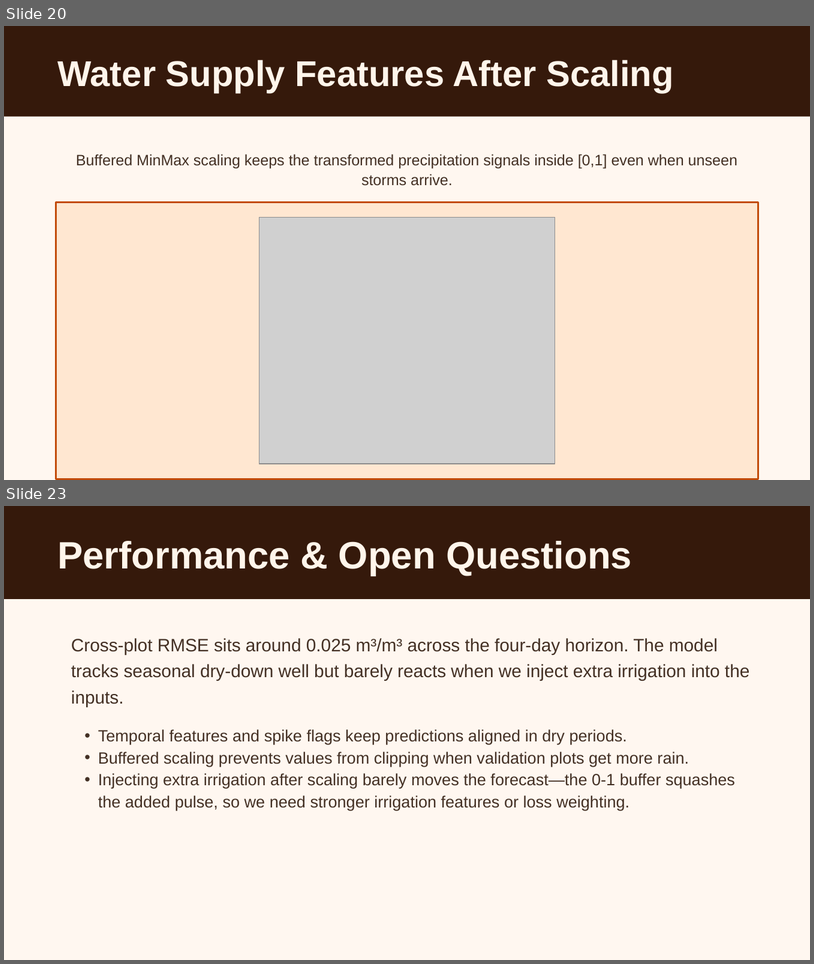
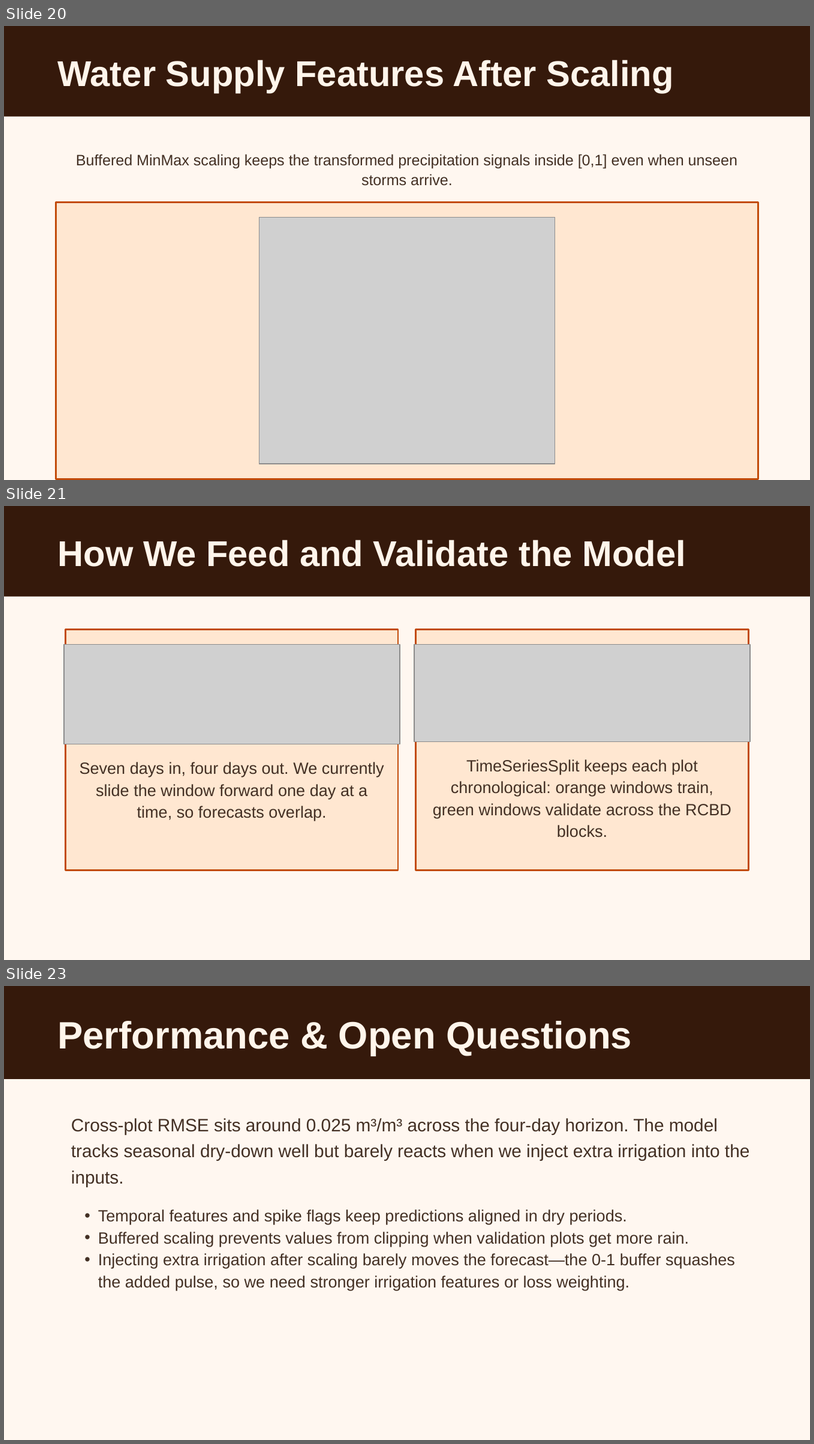
Before and after one commit to Bryan-Nsoh/slide-maker, a slide deck: workspace/presentations/eda-lstm-vwc-prediction.pptx. Shown one above the other, each under a label of ours: slides 20 and 23 before the commit, slides 20, 21 and 23 after it; the slides between them are not shown. The pictures are 814x964 and 814x1444 pixels, drawn with LibreOffice and Linux fonts; fonts in the diff are those of the drawing; grey boxes stand for pictures. Boxes give left, top, right and bottom in pixels: in the first picture for what was removed or moved away, otherwise in the second. Text is boxed around its words. In the diff, an @@ line names an element or a change of style, - is before the commit and + after.

Commit message:
Integrate final visuals for features, modeling, and validation

```diff
--- a/workspace/presentations/eda-lstm-vwc-prediction.pptx
+++ b/workspace/presentations/eda-lstm-vwc-prediction.pptx
@@ slide 21 added at (4,506,810,960), background #FFF7F0 @@
@@ rectangle added at (4,506,810,597), fill #35190B @@
@@ text added at (58,540,686,567), 32 pt, text #FFF5EB, bold @@
+How We Feed and Validate the Model
@@ rectangle added at (65,630,398,870), fill #FFE7D1, outline #C24B0A 1.5 pt @@
@@ rectangle added at (416,630,749,870), fill #FFE7D1, outline #C24B0A 1.5 pt @@
@@ picture added at (63,645,400,745) @@
@@ picture added at (414,645,751,741) @@
@@ text added at (80,762,384,820), 14.5 pt, text #433024 @@
+Seven days in, four days out. We currently slide the window forward one day at a time, so forecasts overlap.
@@ text added at (433,759,732,837), 14.5 pt, text #433024 @@
+TimeSeriesSplit keeps each plot chronological: orange windows train, green windows validate across the RCBD blocks.
```
Also in this commit, not shown: 4 slides changed, 1 slide removed, 7 other files.
